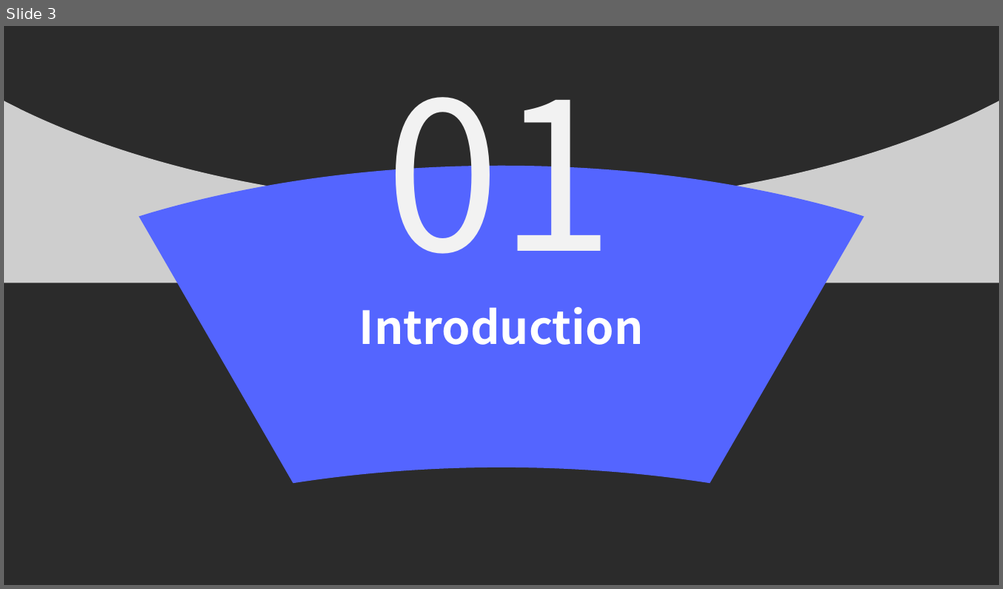
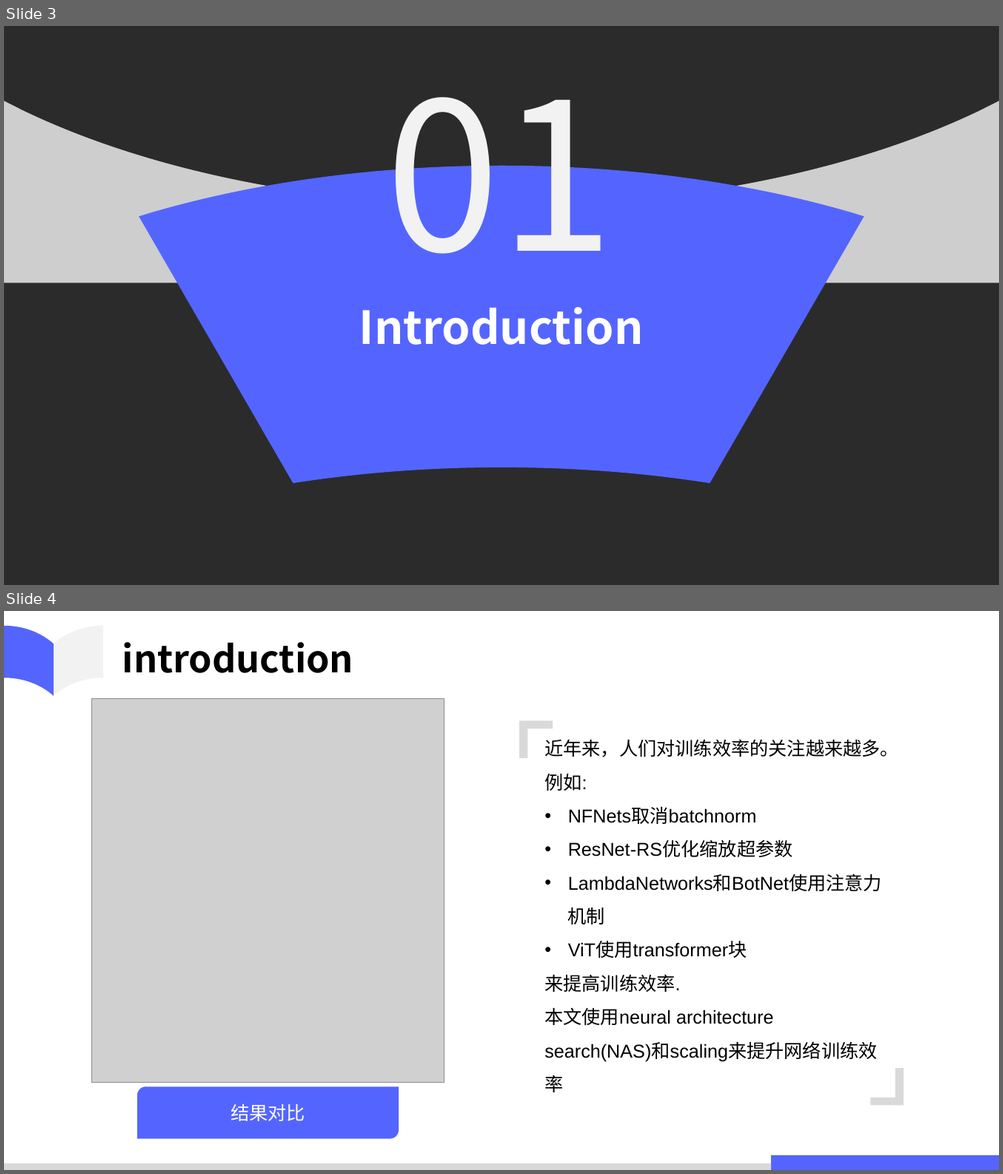
Before and after one commit to ahulh-acmlab/group_report, a slide deck: 2021-4-21/EfficientNetV2.pptx. Shown one above the other, each under a label of ours: slide 3 before the commit, slides 3 and 4 after it. The pictures are 1003x589 and 1003x1174 pixels, drawn with LibreOffice and Linux fonts; fonts in the diff are those of the drawing; grey boxes stand for pictures; background and template pictures are left out; a plain dark background stands for a picture behind light text. Boxes give left, top, right and bottom in pixels: in the first picture for what was removed or moved away, otherwise in the second. Text is boxed around its words. In the diff, an @@ line names an element or a change of style, - is before the commit and + after.

```diff
--- a/2021-4-21/EfficientNetV2.pptx
+++ b/2021-4-21/EfficientNetV2.pptx
@@ slide 4 added at bbox=[4, 611, 999, 1170], background #FFFFFF @@
@@ freeform shape added at bbox=[4, 626, 54, 696], fill #5465FF @@
@@ freeform shape added at bbox=[54, 626, 102, 696], fill #F2F2F2 @@
@@ text added at bbox=[122, 642, 354, 673], 36 pt, text #000000, bold @@
+introduction
@@ picture added at bbox=[92, 699, 444, 1083] @@
@@ corner added at bbox=[519, 721, 553, 758], fill #D9D9D9 @@
@@ text added at bbox=[544, 739, 899, 1062], 18 pt, text #000000 @@
+近年来，人们对训练效率的关注越来越多。例如:
+• NFNets取消batchnorm
+• ResNet-RS优化缩放超参数
+• LambdaNetworks和BotNet使用注意力机制
+• ViT使用transformer块
+来提高训练效率.
+本文使用neural architecture search(NAS)和scaling来提升网络训练效率
@@ corner added at bbox=[870, 1069, 903, 1106], fill #D9D9D9 @@
@@ round diag rect added at bbox=[137, 1087, 398, 1139], fill #5465FF, 18 pt, text #FFFFFF @@
+结果对比
@@ rectangle added at bbox=[4, 1164, 771, 1170], fill #D9D9D9 @@
@@ rectangle added at bbox=[771, 1156, 999, 1170], fill #5465FF @@
```
Also in this commit, not shown: 5 slides changed, 11 other slides added, 22 slides removed, 2 other files.
